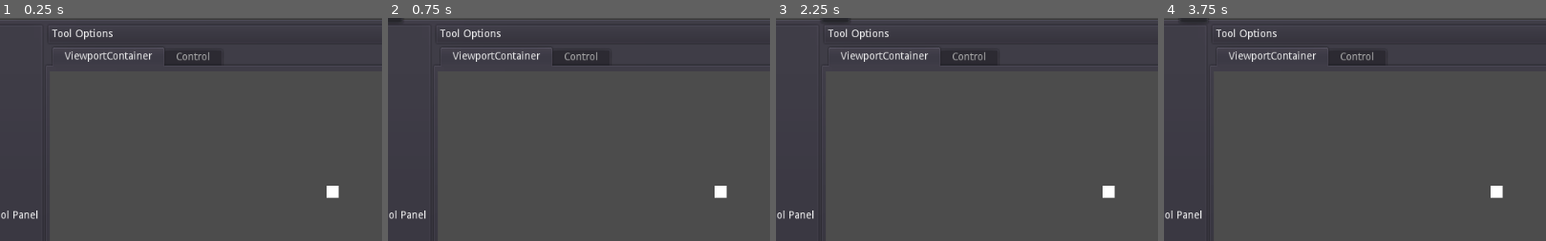
Above: before the commit, frames 1-4 (left to right).
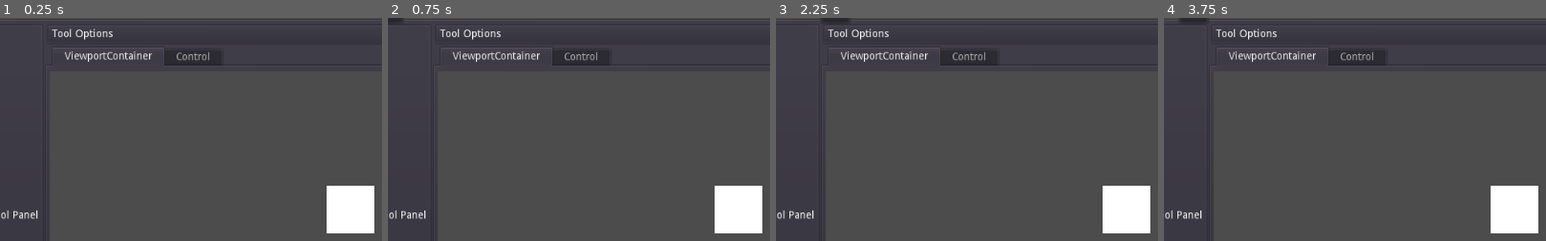
Above: after the commit, the same moments.

Repository: CatlockGames/Lattice
Game: Godot game, scene res://scenes/Lattice.tscn
Two runs of this game, one before a commit and one after it. Both use one fixed random seed, a clock stepped at 60 frames per second and the inputs below.
Inputs:
- Up to frame 1 (0.25 s): no input
- Up to frame 2 (0.75 s): click "File" at 0.5 s
- Up to frame 3 (2.25 s): click "Edit" at 1.25 s; click "View" at 2 s
- Up to frame 4 (3.75 s): click "File" at 2.75 s; click "Edit" at 3.5 s
The pictures show only the part of the screen within x 3-53%, y 6-56%; the shares and areas given below are measured in that part.

The runs differ from the first frame. In frame 1, 2.5% of the frame differs, in the area x 85-98%, y 75-97%; in frame 2, 2.5%; in frame 3, 2.5%; in frame 4, 2.5%.

Commit message:
Finish very basic drawing

Diff:
--- a/project.godot
+++ b/project.godot
@@ -27,6 +27,43 @@
 
 [input]
 
+ui_accept={
+"deadzone": 0.5,
+"events": [ Object(InputEventKey,"resource_local_to_scene":false,"resource_name":"","device":0,"alt":false,"shift":false,"control":false,"meta":false,"command":false,"pressed":false,"scancode":16777221,"unicode":0,"echo":false,"script":null)
+, Object(InputEventKey,"resource_local_to_scene":false,"resource_name":"","device":0,"alt":false,"shift":false,"control":false,"meta":false,"command":false,"pressed":false,"scancode":16777222,"unicode":0,"echo":false,"script":null)
+, Object(InputEventKey,"resource_local_to_scene":false,"resource_name":"","device":0,"alt":false,"shift":false,"control":false,"meta":false,"command":false,"pressed":false,"scancode":32,"unicode":0,"echo":false,"script":null)
+ ]
+}
+ui_select={
+"deadzone": 0.5,
+"events": [ Object(InputEventKey,"resource_local_to_scene":false,"resource_name":"","device":0,"alt":false,"shift":false,"control":false,"meta":false,"command":false,"pressed":false,"scancode":32,"unicode":0,"echo":false,"script":null)
+ ]
+}
+ui_cancel={
+"deadzone": 0.5,
+"events": [ Object(InputEventKey,"resource_local_to_scene":false,"resource_name":"","device":0,"alt":false,"shift":false,"control":false,"meta":false,"command":false,"pressed":false,"scancode":16777217,"unicode":0,"echo":false,"script":null)
+ ]
+}
+ui_left={
+"deadzone": 0.5,
+"events": [ Object(InputEventKey,"resource_local_to_scene":false,"resource_name":"","device":0,"alt":false,"shift":false,"control":false,"meta":false,"command":false,"pressed":false,"scancode":16777231,"unicode":0,"echo":false,"script":null)
+ ]
+}
+ui_right={
+"deadzone": 0.5,
+"events": [ Object(InputEventKey,"resource_local_to_scene":false,"resource_name":"","device":0,"alt":false,"shift":false,"control":false,"meta":false,"command":false,"pressed":false,"scancode":16777233,"unicode":0,"echo":false,"script":null)
+ ]
+}
+ui_up={
+"deadzone": 0.5,
+"events": [ Object(InputEventKey,"resource_local_to_scene":false,"resource_name":"","device":0,"alt":false,"shift":false,"control":false,"meta":false,"command":false,"pressed":false,"scancode":16777232,"unicode":0,"echo":false,"script":null)
+ ]
+}
+ui_down={
+"deadzone": 0.5,
+"events": [ Object(InputEventKey,"resource_local_to_scene":false,"resource_name":"","device":0,"alt":false,"shift":false,"control":false,"meta":false,"command":false,"pressed":false,"scancode":16777234,"unicode":0,"echo":false,"script":null)
+ ]
+}
 canvas_drag={
 "deadzone": 0.5,
 "events": [ Object(InputEventMouseButton,"resource_local_to_scene":false,"resource_name":"","device":0,"alt":false,"shi …(212 unchanged characters)…
@@ -42,6 +79,16 @@
 "events": [ Object(InputEventMouseButton,"resource_local_to_scene":false,"resource_name":"","device":0,"alt":false,"shi …(212 unchanged characters)…
  ]
 }
+tool_primary={
+"deadzone": 0.5,
+"events": [ Object(InputEventMouseButton,"resource_local_to_scene":false,"resource_name":"","device":0,"alt":false,"shift":false,"control":false,"meta":false,"command":false,"button_mask":0,"position":Vector2( 0, 0 ),"global_position":Vector2( 0, 0 ),"factor":1.0,"button_index":1,"pressed":false,"doubleclick":false,"script":null)
+ ]
+}
+tool_secondary={
+"deadzone": 0.5,
+"events": [ Object(InputEventMouseButton,"resource_local_to_scene":false,"resource_name":"","device":0,"alt":false,"shift":false,"control":false,"meta":false,"command":false,"button_mask":0,"position":Vector2( 0, 0 ),"global_position":Vector2( 0, 0 ),"factor":1.0,"button_index":2,"pressed":false,"doubleclick":false,"script":null)
+ ]
+}
 
 [rendering]
 
--- a/scripts/Canvas.gd
+++ b/scripts/Canvas.gd
@@ -1,21 +1,36 @@
 extends Node2D
 
 var layers := []
+var current_layer_index := 0
+
 var size: Vector2
 var focus := false
 
+var prev_mouse_pos: Vector2
+
 func _ready() -> void:
-	size = Vector2(16, 16)
+	size = Vector2(64, 64)
 	layers.append(Layer.new(size, Color.white))
 
 func _process(delta) -> void:
+	var mouse_pos = get_local_mouse_position()
+	var mouse_in_layer := Rect2(Vector2.ZERO, size).has_point(mouse_pos)
+
+	# Draw pixels
+	if Input.is_action_pressed("tool_primary") && mouse_in_layer:
+		layers[current_layer_index].set_pixel(mouse_pos.x, mouse_pos.y, Color.black)
+
 	# Update layers textures as needed
 	for layer in layers:
 		layer.update_texture()
 
+	# Update prev mouse position
+	prev_mouse_pos = mouse_pos
+
 func _draw() -> void:
 	# Draw transparent background texture
 	# TODO add checker pattern texture
+	# need to draw the texture and scale/tile based on canvas size
 	# draw_texture(background, Vector2.ZERO)
 
 	# Draw layers
--- a/scripts/Layer.gd
+++ b/scripts/Layer.gd
@@ -13,9 +13,7 @@
 	texture = ImageTexture.new()
 	image.create(size.x, size.y, false, Image.FORMAT_RGBA8)
 	if fill != Color(1, 1, 1, 0):
-		image.lock()
 		image.fill(fill)
-		image.unlock()
 	texture.create_from_image(image, 0)
 	show = true
 	changed = false
